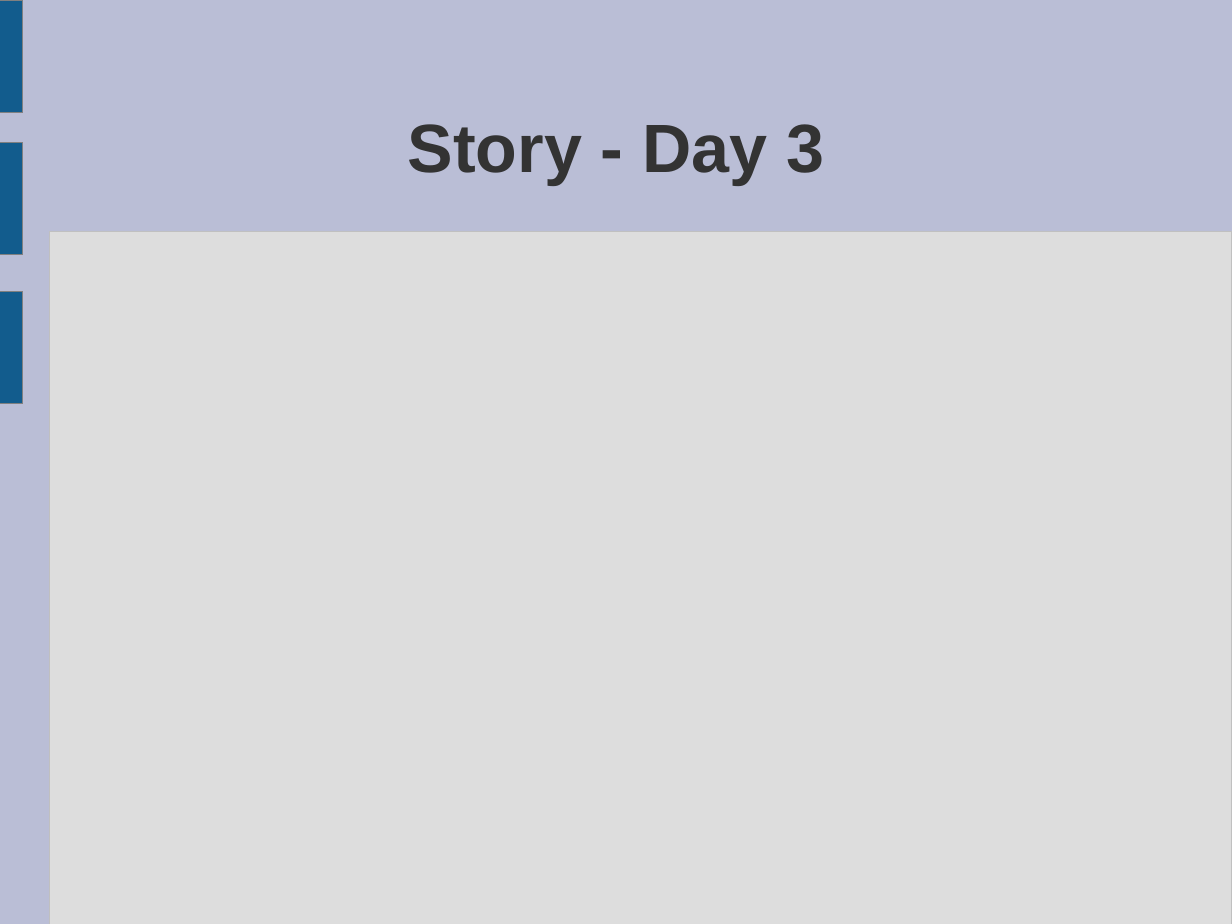
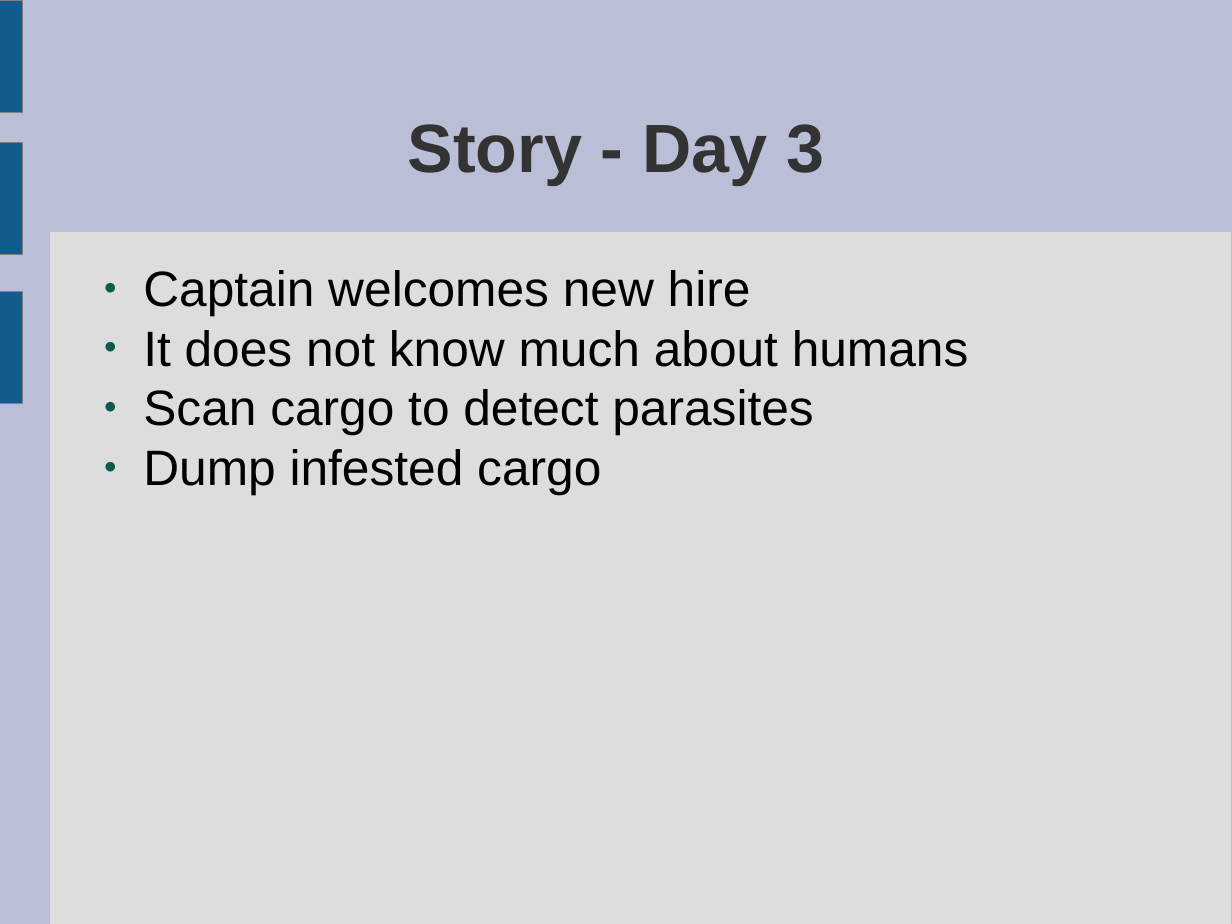
Before and after one commit to ktosox/GWJ67, a slide deck: slide 20 of da_plan.odp. Drawn at 1232x924 pixels with LibreOffice and Linux fonts; fonts in the diff are those of the drawing. Boxes give left, top, right and bottom in pixels: in the first picture for what was removed or moved away, otherwise in the second. Text is boxed around its words. In the diff, an @@ line names an element or a change of style, - is before the commit and + after.

```diff
--- a/da_plan.odp
+++ b/da_plan.odp
@@ text added at (143, 270, 969, 494), 32 pt, text #000000 @@
+● Captain welcomes new hire
+● It does not know much about humans
+● Scan cargo to detect parasites
+● Dump infested cargo
```
Also in this commit, not shown: 1 other slide changed, 1 other file.
